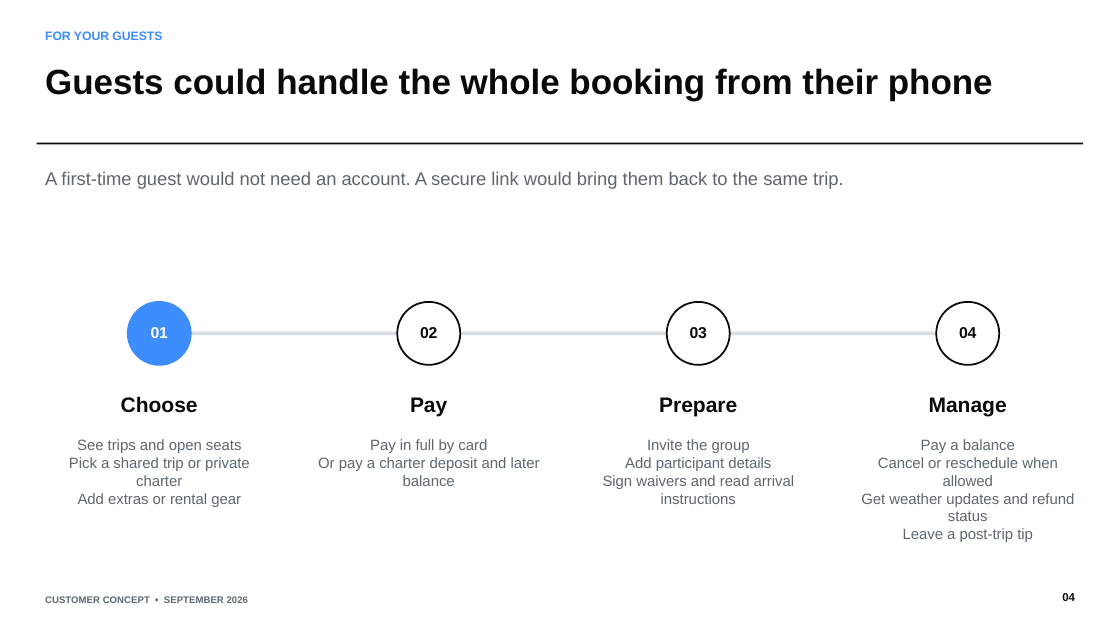
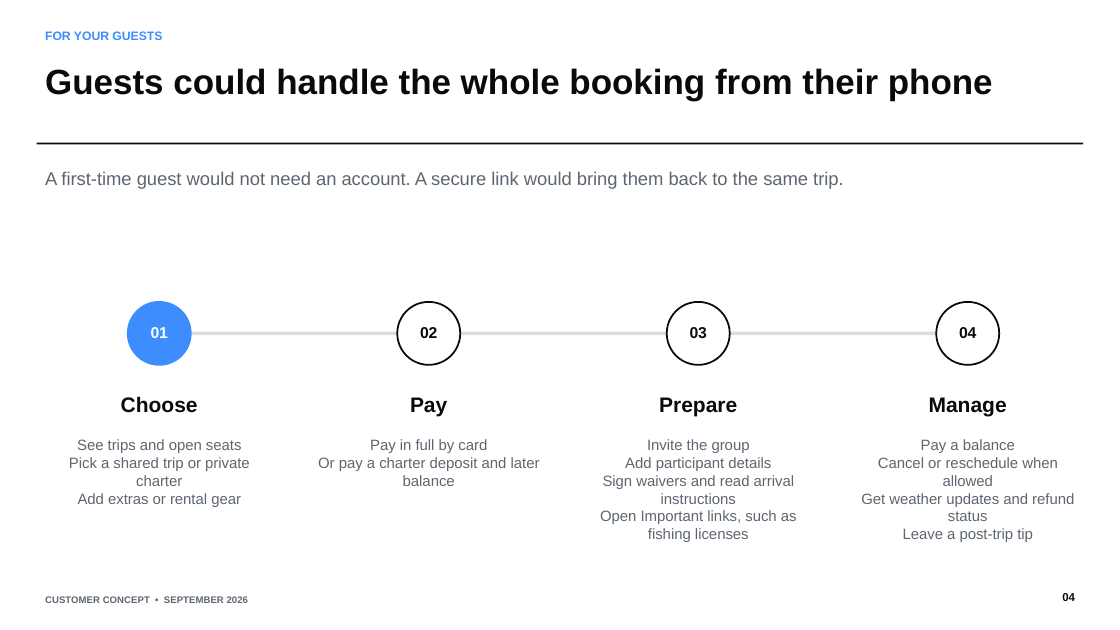
Before and after one commit to jkowall/TideGrid, a slide deck: slide 4 of docs/customer/TideGrid-Customer-Validation-Deck.pptx. Drawn at 1120x630 pixels with LibreOffice and Linux fonts; fonts in the diff are those of the drawing. Boxes give left, top, right and bottom in pixels: in the first picture for what was removed or moved away, otherwise in the second. Text is boxed around its words. In the diff, an @@ line names an element or a change of style, - is before the commit and + after.

Commit message:
docs: add guest resource links and customer follow-up drafts

```diff
--- a/docs/customer/TideGrid-Customer-Validation-Deck.pptx
+++ b/docs/customer/TideGrid-Customer-Validation-Deck.pptx
@@ text at <box>600,475,797,542</box>: text changed @@
-Sign waivers and read arrival instructions
+Sign waivers and read arrival instructions
+Open Important links, such as fishing licenses
```
Also in this commit, not shown: 1 other slide changed, 5 other files.
